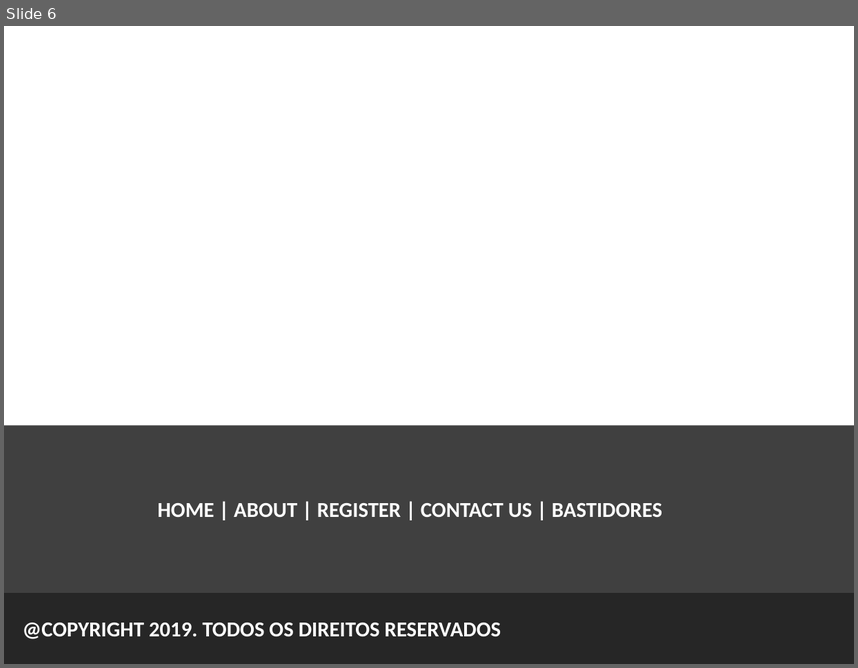
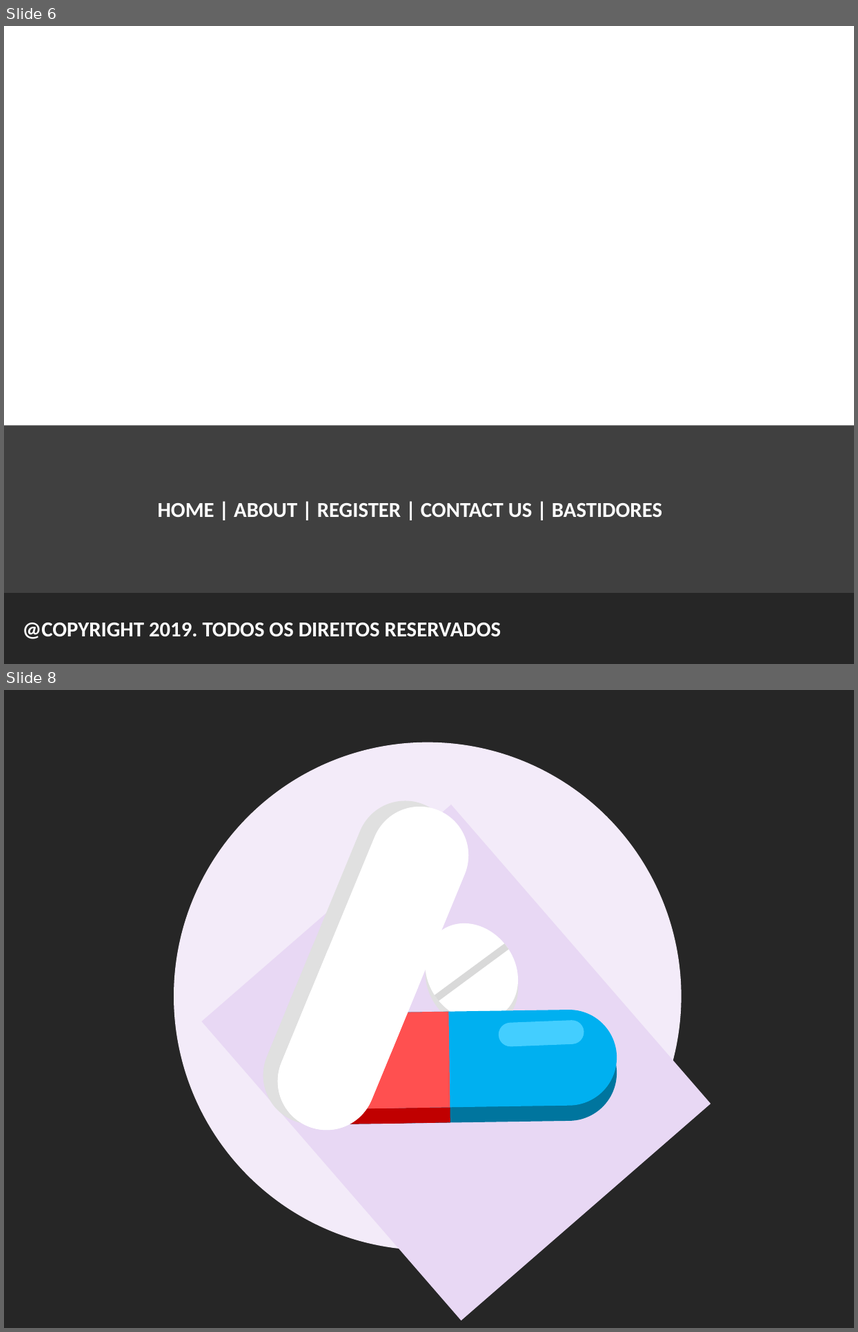
Before and after one commit to gustavogitzel/Discussex, a slide deck: Rascunhos/Logo - PP2.pptx. Shown one above the other, each under a label of ours: slide 6 before the commit, slides 6 and 8 after it; the slides between them are not shown. The pictures are 858x668 and 858x1332 pixels, drawn with LibreOffice and Linux fonts; fonts in the diff are those of the drawing. Boxes give left, top, right and bottom in pixels: in the first picture for what was removed or moved away, otherwise in the second. Text is boxed around its words. In the diff, an @@ line names an element or a change of style, - is before the commit and + after.

```diff
--- a/Rascunhos/Logo - PP2.pptx
+++ b/Rascunhos/Logo - PP2.pptx
@@ slide 8 added at (4,690,854,1328), background #262626 @@
@@ ellipse added at (174,742,682,1250), fill #F3EBF9 @@
@@ rectangle added at (202,805,711,1320), fill #E8D8F4 @@
@@ ellipse added at (406,913,537,1047), fill #E0E0E0 @@
@@ ellipse added at (406,905,537,1039), fill #FFFFFF @@
@@ group added at (248,785,484,1145): 4 rounded rectangles, 2 rectangles @@
@@ line added from (506, 946) to (437, 998), #D9D9D9 6 pt @@
@@ group added at (281,1008,618,1125): 5 rounded rectangles, 2 rectangles @@
```
Also in this commit, not shown: 2 slides changed, 1 other slide added, 2 slides removed.
